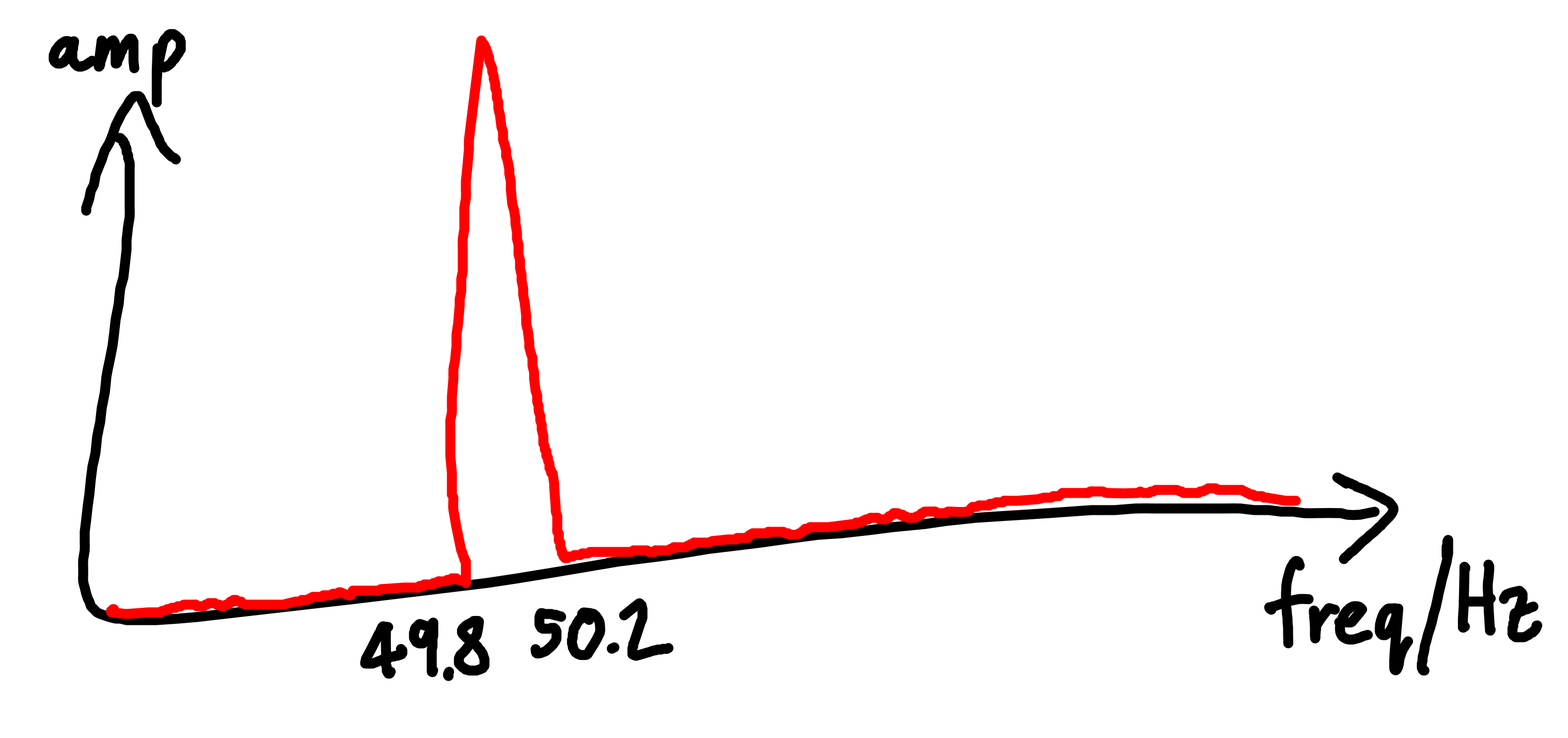
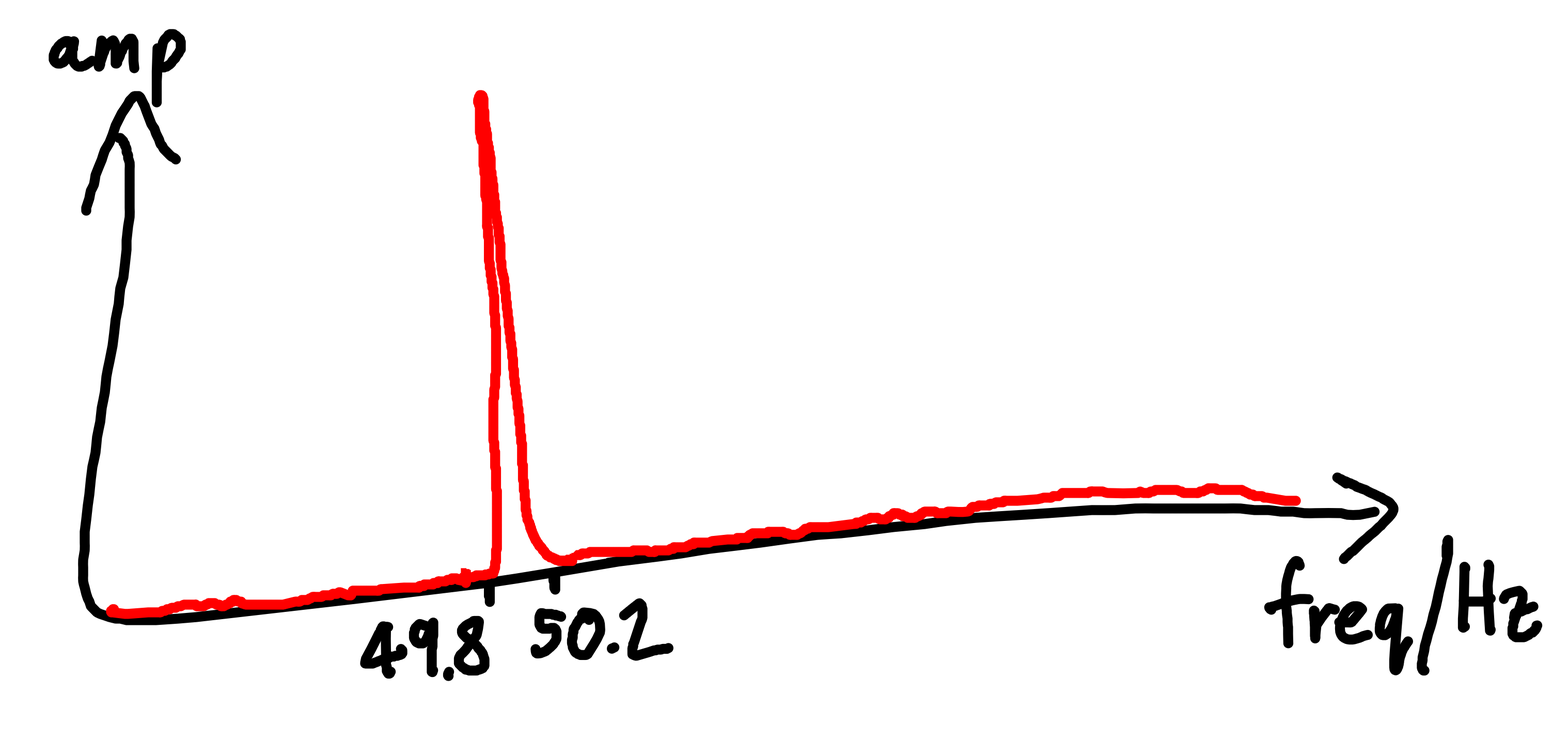
Layered file, before and after one edit (1568x738). Changes by layer:
painted on "Paint Layer 1" over <box>445,35,578,607</box>
